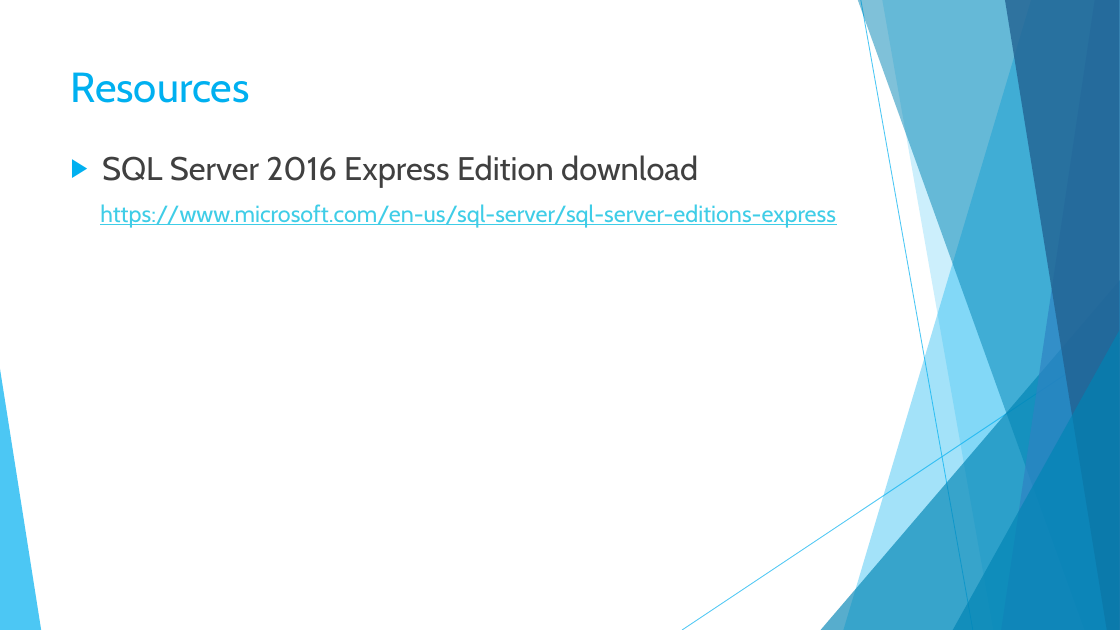
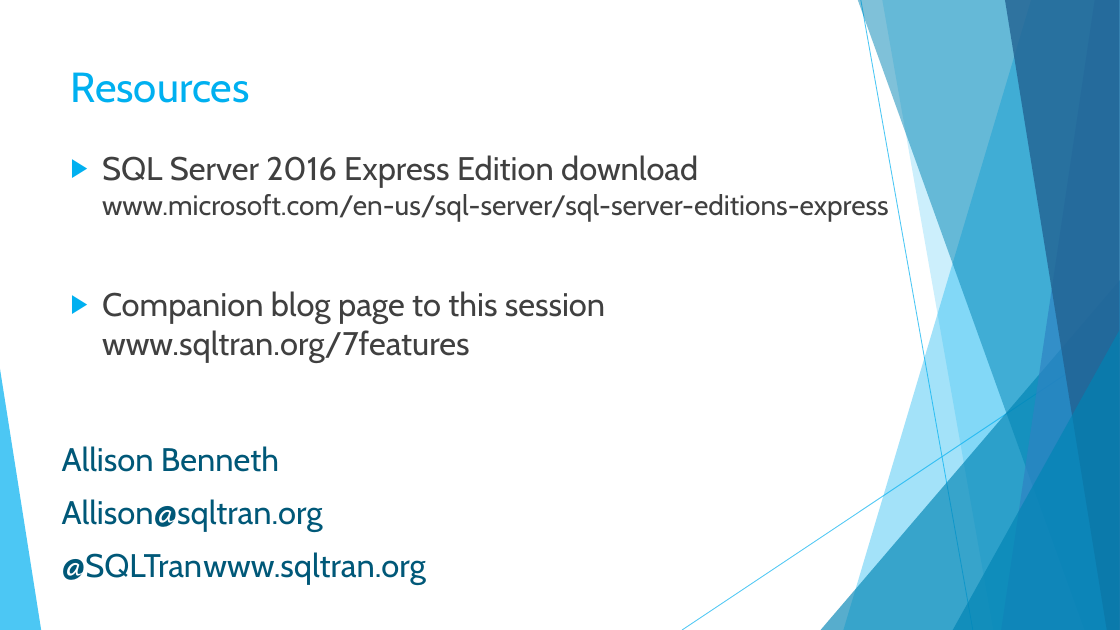
Before and after one commit to sqltran/SevenAwesomeSQLFeatures, a slide deck: slide 39 of AwesomeFreeSQLServerFeatures.pptx. Drawn at 1120x630 pixels with LibreOffice and Linux fonts; fonts in the diff are those of the drawing. Boxes give left, top, right and bottom in pixels: in the first picture for what was removed or moved away, otherwise in the second. Text is boxed around its words. In the diff, an @@ line names an element or a change of style, - is before the commit and + after.

Commit message:
More font tweaks, link to blog on resources page.

```diff
--- a/AwesomeFreeSQLServerFeatures.pptx
+++ b/AwesomeFreeSQLServerFeatures.pptx
@@ text at [102,155,889,363]: text changed; size 20 to 28 pt; text colour #3FCDE7 to #404040 @@
-▶ SQL Server 2016 Express Edition download
-  https://www.microsoft.com/en-us/sql-server/sql-server-editions-express
+▶ SQL Server 2016 Express Edition download
+  www.microsoft.com/en-us/sql-server/sql-server-editions-express
+▶ Companion blog page to this session
+  www.sqltran.org/7features
@@ text added at [62,446,426,585], 28 pt, text #005878 @@
+Allison Benneth
+Allison@sqltran.org
+@SQLTran www.sqltran.org
```
Also in this commit, not shown: 2 other slides changed.
